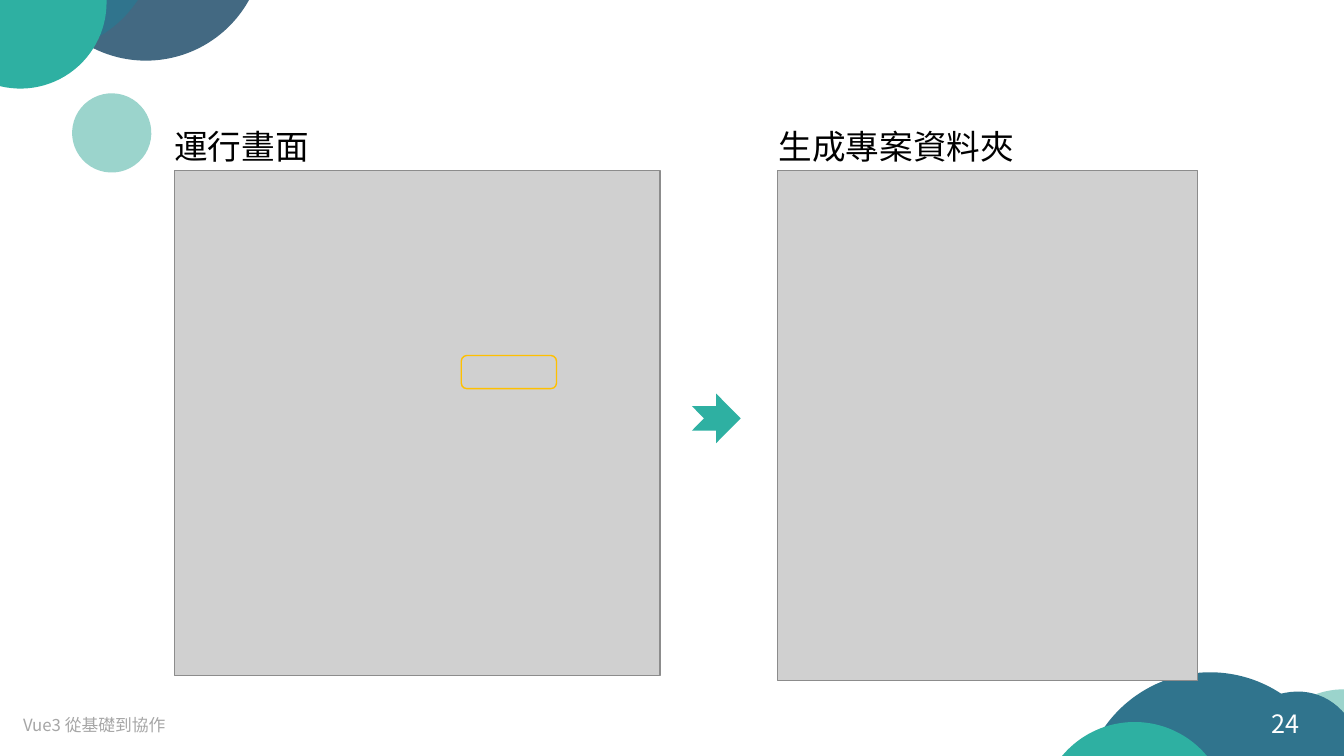
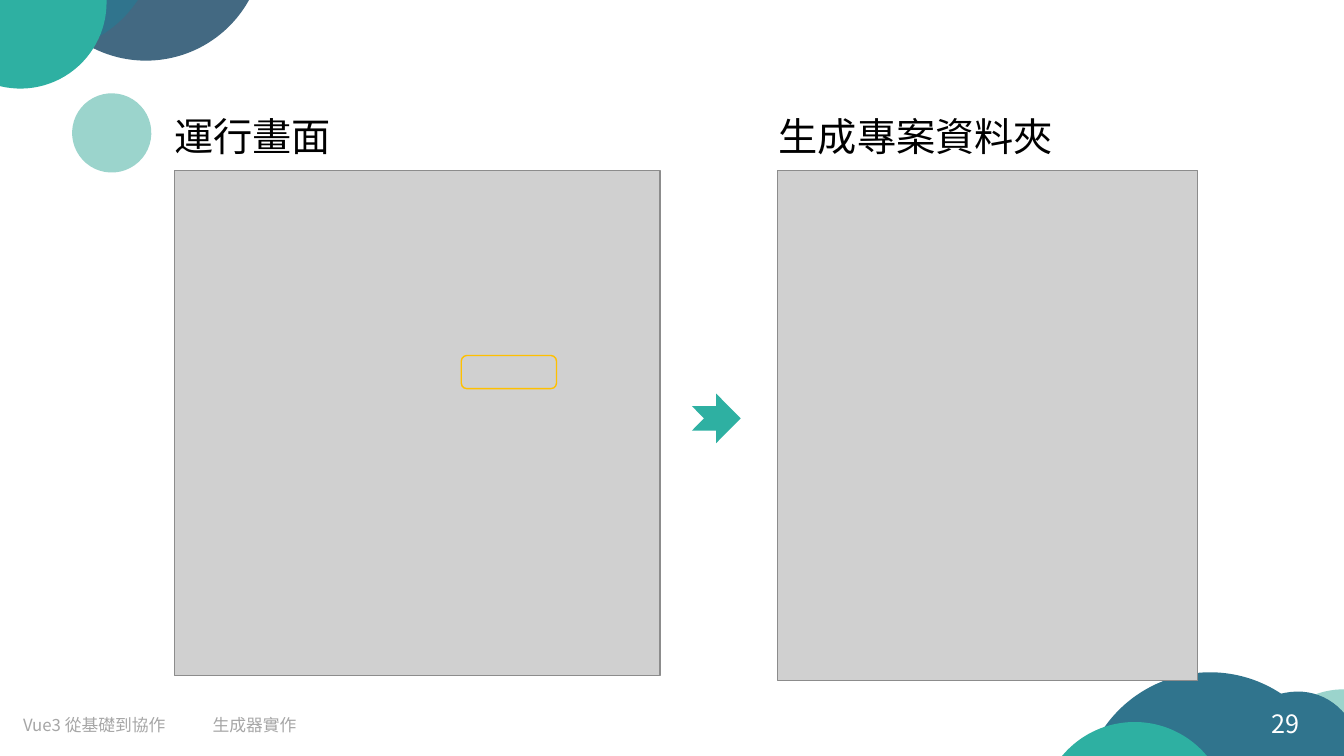
Before and after one commit to arx827/myDrive, a slide deck: slide 29 of Vue.js 從基礎到協作.pptx (slide 24 before the commit). Drawn at 1344x756 pixels with LibreOffice and Linux fonts; fonts in the diff are those of the drawing; grey boxes stand for pictures. Boxes give left, top, right and bottom in pixels: in the first picture for what was removed or moved away, otherwise in the second. Text is boxed around its words. In the diff, an @@ line names an element or a change of style, - is before the commit and + after.

```diff
--- a/Vue.js 從基礎到協作.pptx
+++ b/Vue.js 從基礎到協作.pptx
@@ text "運行畫面" moved from (x1=174, y1=130, x2=308, y2=162) to (x1=174, y1=118, x2=331, y2=155) @@
@@ text "運行畫面" at (x1=174, y1=118, x2=331, y2=155): size 24 to 28 pt @@
@@ text "生成專案資料夾" at (x1=779, y1=118, x2=1053, y2=154): size 24 to 28 pt @@
@@ text "生成專案資料夾" moved from (x1=779, y1=130, x2=1014, y2=162) to (x1=779, y1=118, x2=1053, y2=154) @@
@@ text added at (x1=213, y1=717, x2=297, y2=732), 12 pt, text #A6A6A6 @@
+生成器實作
@@ page number at (x1=1272, y1=714, x2=1300, y2=734): text changed @@
-24
+29
```
Also in this commit, not shown: 27 other slides changed, 5 slides added, 1 other file.
